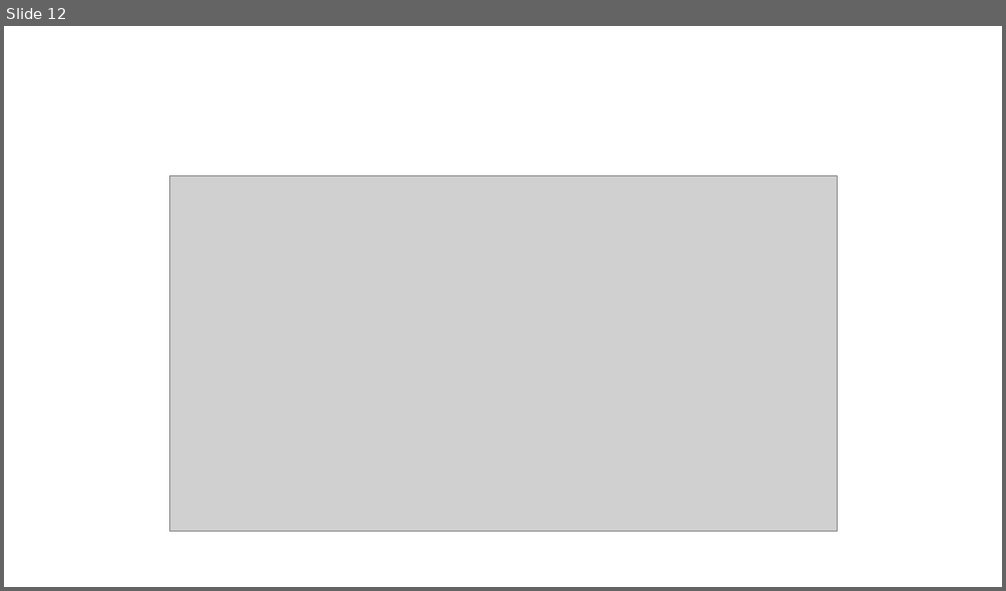
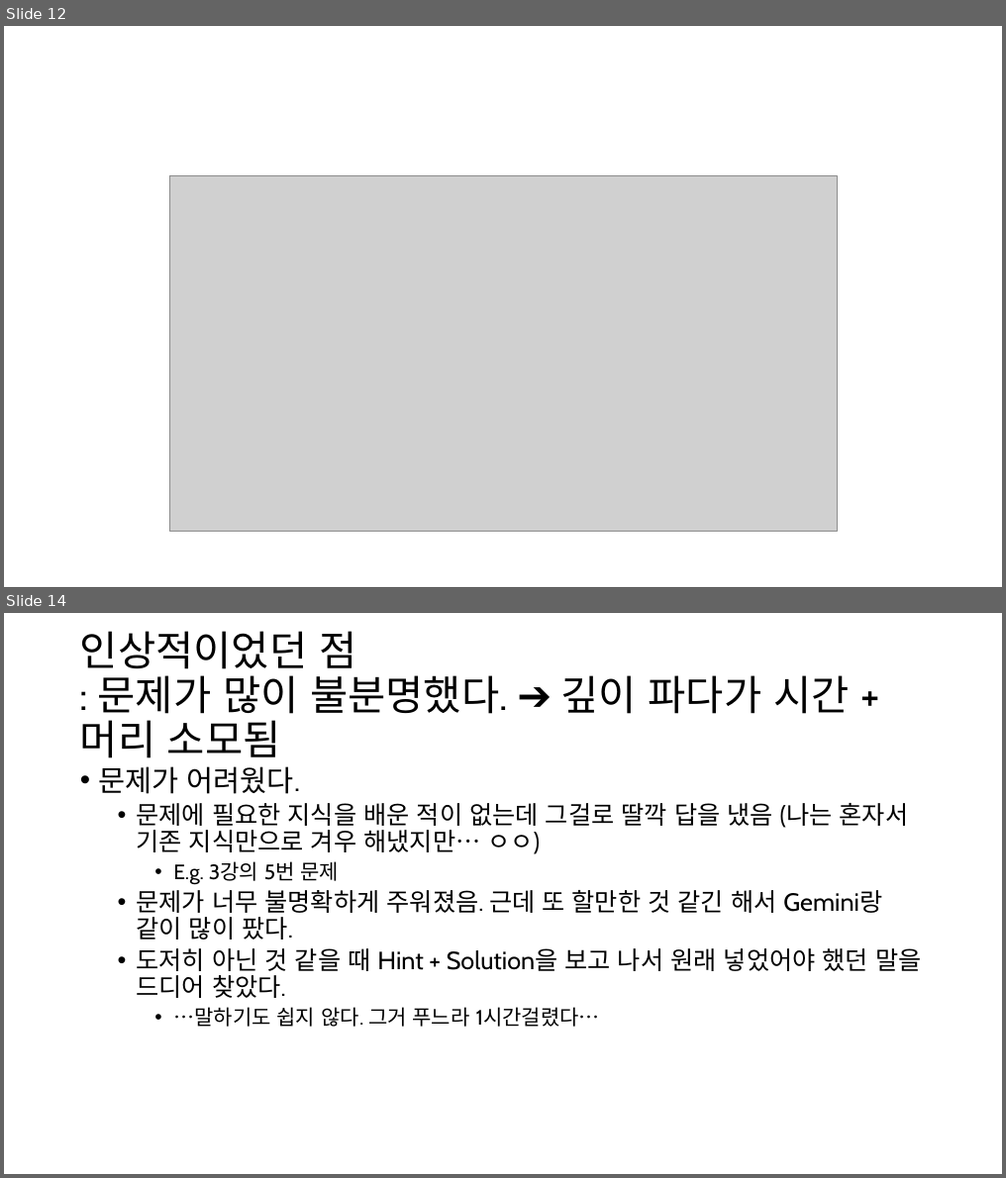
Before and after one commit to calculus0129/kaggle0, a slide deck: Kaggle!.pptx. Shown one above the other, each under a label of ours: slide 12 before the commit, slides 12 and 14 after it; the slides between them are not shown. The pictures are 1006x591 and 1006x1178 pixels, drawn with LibreOffice and Linux fonts; fonts in the diff are those of the drawing; grey boxes stand for pictures. Boxes give left, top, right and bottom in pixels: in the first picture for what was removed or moved away, otherwise in the second. Text is boxed around its words. In the diff, an @@ line names an element or a change of style, - is before the commit and + after.

```diff
--- a/Kaggle!.pptx
+++ b/Kaggle!.pptx
@@ slide 14 added at (x1=4, y1=613, x2=1002, y2=1174), background #FFFFFF @@
@@ title added at (x1=80, y1=631, x2=849, y2=759), 39.6 pt, text #000000 @@
+인상적이었던 점
+: 문제가 많이 불분명했다. ➔ 깊이 파다가 시간 + 머리 소모됨
@@ text added at (x1=99, y1=766, x2=921, y2=1027), 24 pt, text #000000 @@
+• 문제가 어려웠다.
+  • 문제에 필요한 지식을 배운 적이 없는데 그걸로 딸깍 답을 냈음 (나는 혼자서 기존 지식만으로 겨우 해냈지만… ㅇㅇ)
+    • E.g. 3강의 5번 문제
+  • 문제가 너무 불명확하게 주워졌음. 근데 또 할만한 것 같긴 해서 Gemini랑 같이 많이 팠다.
+  • 도저히 아닌 것 같을 때 Hint + Solution을 보고 나서 원래 넣었어야 했던 말을 드디어 찾았다.
+    • …말하기도 쉽지 않다. 그거 푸느라 1시간걸렸다…
```
Also in this commit, not shown: 9 other slides added, 3 other files.
